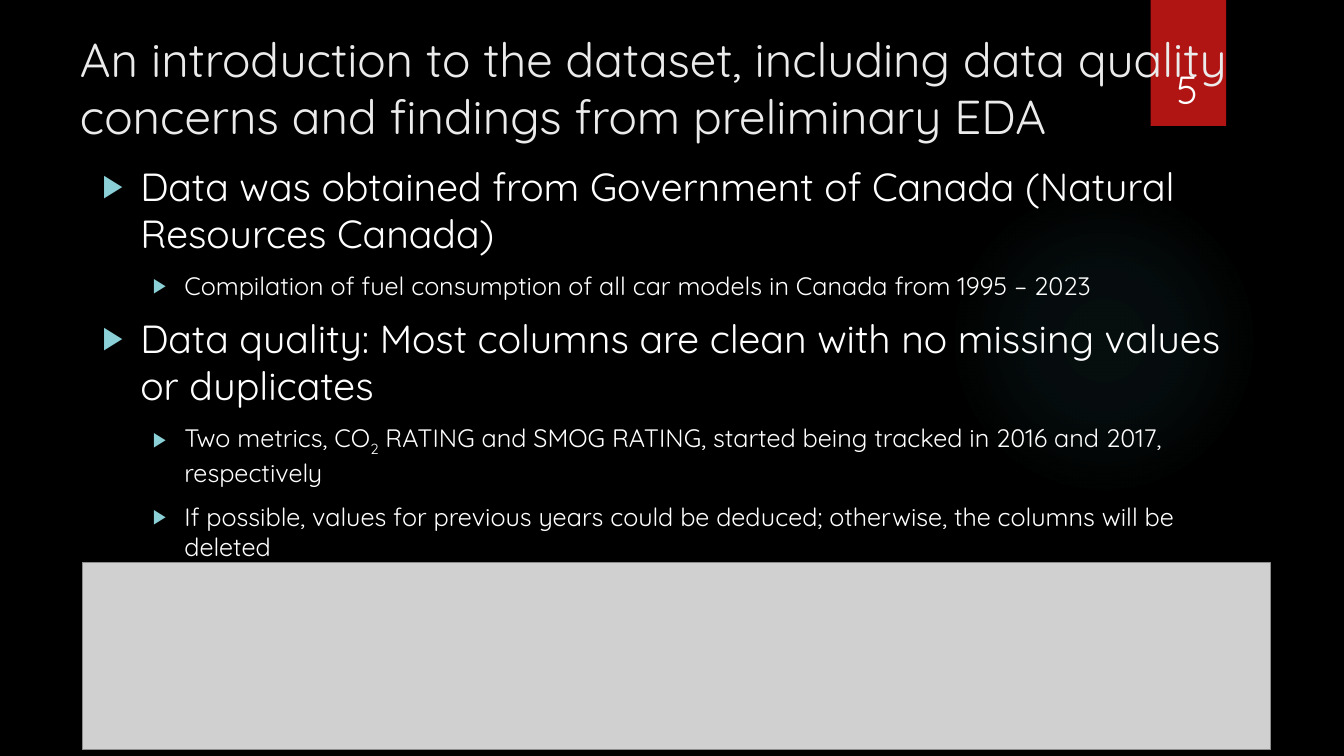
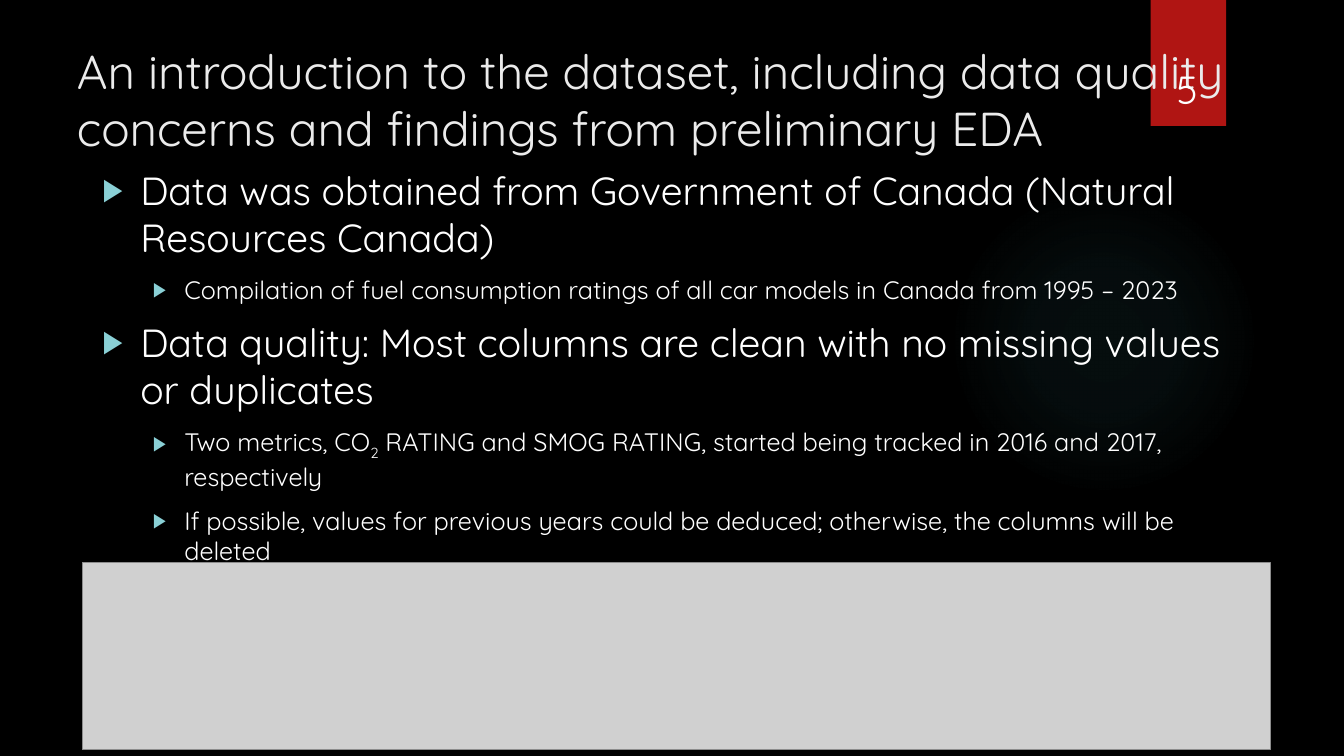
Before and after one commit to zaidjawadi/Capstone-Project, a slide deck: slide 5 of Sprint 1 Presentation.pptx. Drawn at 1344x756 pixels with LibreOffice and Linux fonts; fonts in the diff are those of the drawing; grey boxes stand for pictures; background and template pictures are left out. Boxes give left, top, right and bottom in pixels: in the first picture for what was removed or moved away, otherwise in the second. Text is boxed around its words. In the diff, an @@ line names an element or a change of style, - is before the commit and + after.

```diff
--- a/Sprint 1 Presentation.pptx
+++ b/Sprint 1 Presentation.pptx
@@ title "An introduction to the dataset, ...": place and size @@
-title "An introduction to the dataset, ..." at bbox=[80, 28, 1227, 144]
+title "An introduction to the dataset, ..." at bbox=[77, 40, 1224, 156]
@@ text at bbox=[184, 280, 1178, 304]: text changed @@
-  ▶ Compilation of fuel consumption of all car models in Canada from 1995 – 2023
+  ▶ Compilation of fuel consumption ratings of all car models in Canada from 1995 – 2023
```
Also in this commit, not shown: 1 other slide changed, 2 other files.
